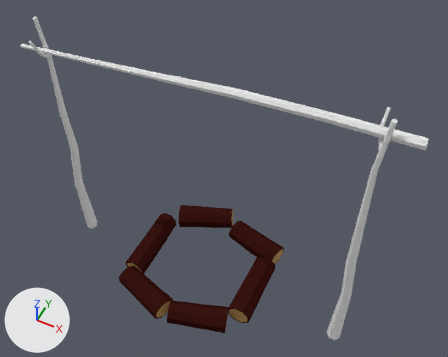
The Blender file Content/Environment/Pickupable/Campfire/Meshes/SM_Campfire_02.blend as it was, and as the next commit left it.
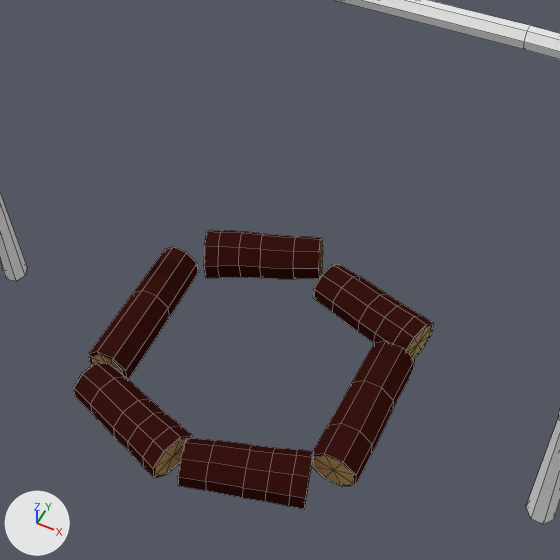
Each version appears first whole from a 50 mm camera at (0.882, -1.502, 2.617) aimed at (0.09, 0.082, 0.637), and next in a close-up on the part from 19% to 76% of the width and 28% to 100% of the height. Every picture has the same lights, and +X, +Y and +Z are marked at lower left. The close-ups show mesh edges as thin lines.

The older version as bpy lines, for what is in view:
```python
ob_campfire_grille = bpy.data.objects.new('Campfire_Grille', me_circle_000)
ob_campfire_grille.location = (-0.007, -0.004, 0.0)
ob_campfire_grille.rotation_euler = (0.355, 0.185, 0.378)  # degrees (20, 11, 22)
ob_campfire_grille.scale = (0.533, 0.533, 0.501)
ob_campfirelog_001 = bpy.data.objects.new('CampfireLog_001', me_circle_001)
ob_campfirelog_001.location = (0.0, 0.0, 0.0)
ob_campfirelog_001.rotation_euler = (1.596, 0.0, -1.571)  # degrees (91, 0, -90)
ob_campfirelog_001.scale = (0.0627, 0.0627, 0.126)
ob_campfirelog_004 = bpy.data.objects.new('CampfireLog_004', me_circle_005)
ob_campfirelog_004.location = (0.0, 0.0, 0.0)
ob_campfirelog_004.rotation_euler = (1.596, 0.0, -1.571)  # degrees (91, 0, -90)
ob_campfirelog_004.scale = (0.0627, 0.0627, 0.126)
# also in view: 'CampfireLog_006' at (-0.106, 0.261, 0.05); 'CampfireLog_003' at (0.291, -0.012, 0.037); 'CampfireLog_005' at (-0.279, 0.003, 0.036); 'CampfireLog_002' at (0.127, -0.256, 0.038)
```
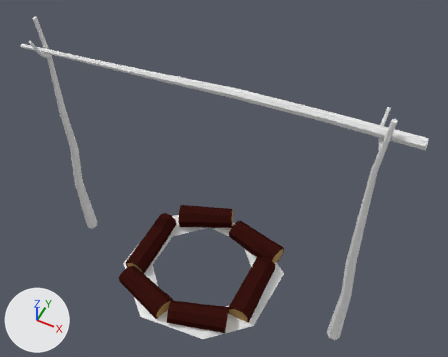
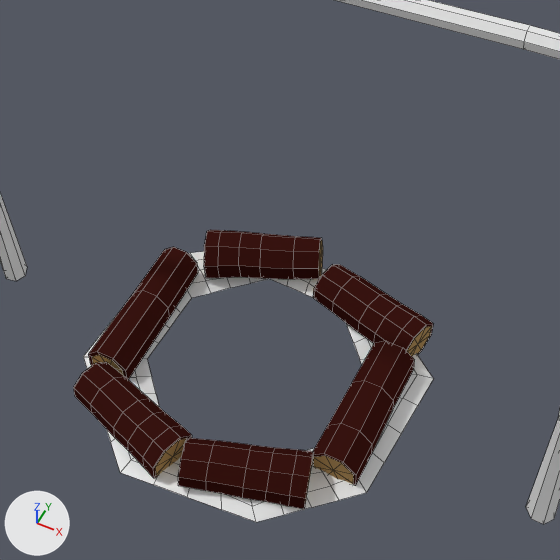
Commit message: Added dust for small campfire

The change, as a list of edits to the scene's bpy script:
```text
Add mat_material:
    mat_material = principled_material('Material')
    mat_material.base_color = (0.8, 0.8, 0.8)  # white #e7e7e7
Add me_circle_002:
    me_circle_002.from_pydata(...)  # 160 vertices, 128 faces; spans x -1.59..1.69, y -1.6..1.48, z -0.04..0.13
    me_circle_002.polygons.foreach_set('use_smooth', [True] * 128)
    me_circle_002.materials.append(mat_material)  # white #e7e7e7
Add ob_campfiresmall_dust:
    ob_campfiresmall_dust = bpy.data.objects.new('CampfireSmall_Dust', me_circle_002)
    ob_campfiresmall_dust.location = (0.0, 0.0, 0.0)
    ob_campfiresmall_dust.scale = (0.228, 0.228, 0.228)
```

Location of each change, (x1, y1, x2, y2) in pixels of the close-ups (560 x 560 px):
'CampfireSmall_Dust', added: after (83, 251, 433, 522)
